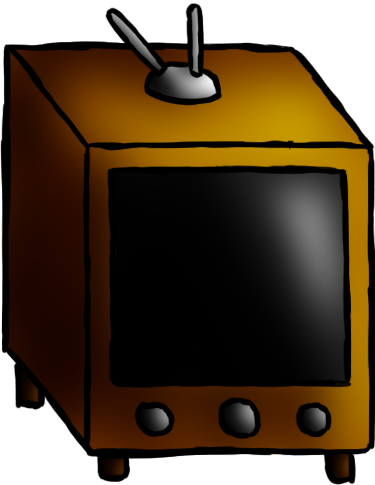
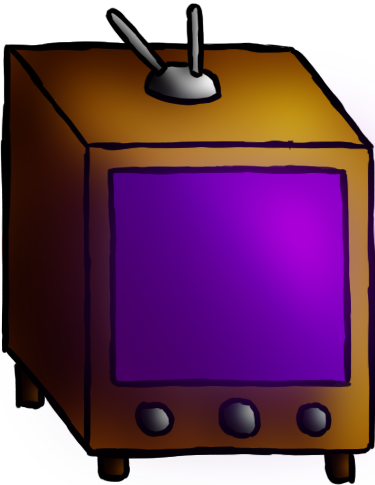
Comparing the layer stacks of the two w=375, h=485 images. Changes:
added layer "Layer 7 copy 2" (lighten) above "Layer 3" over (23, 70, 375, 485)
added layer "Layer 7 copy" above "Layer 7" over (109, 167, 348, 388)
hid "Layer 7" over (109, 167, 348, 388)
